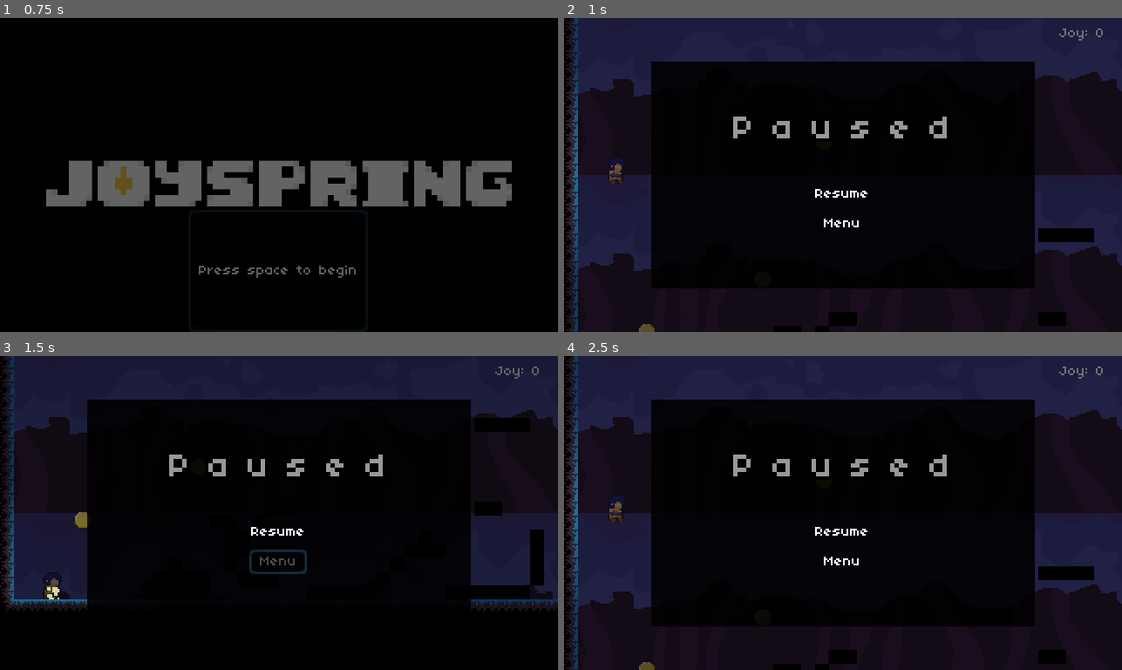
Above: before the commit, frames 1-4 (two rows, left to right).
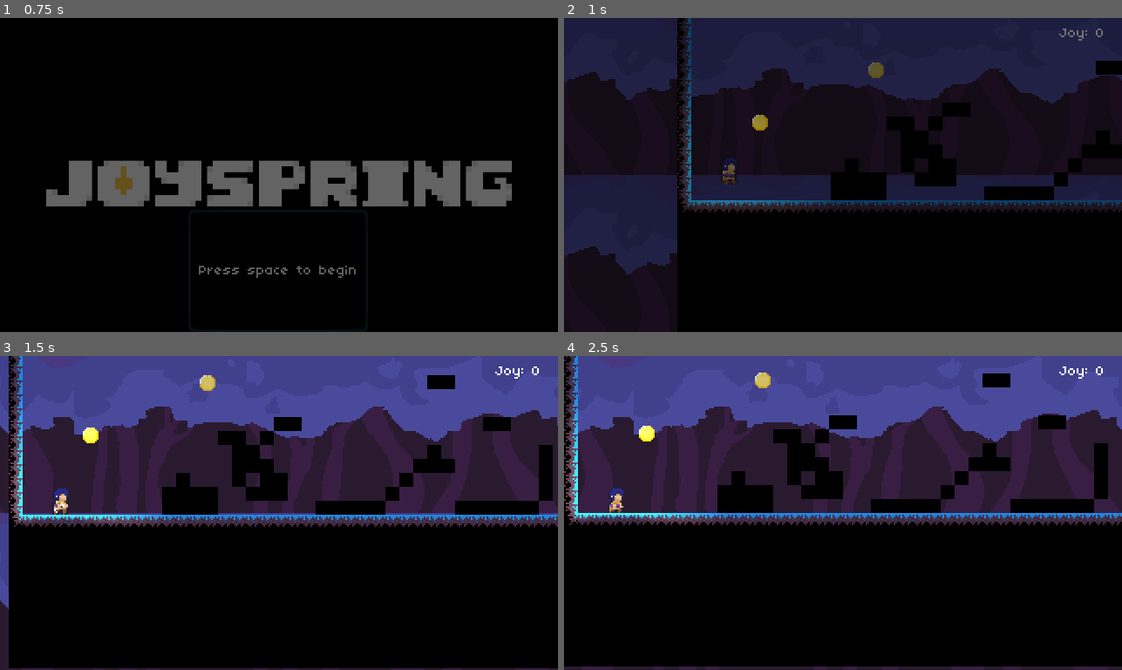
Above: after the commit, the same moments.

Repository: studio-heart-engine/joyspring
Game: Godot game, scene res://Menu.tscn
The game is run twice, just before and just after one commit, with the same random seed, the same clock (stepped at 60 frames per second) and the same inputs.
Inputs (mouse positions are in pixels of both pictures, inside the frame that each line leads up to):
- Up to frame 1 (0.75 s): click "Press space to begin" at 0.5 s
- Up to frame 2 (1 s): no input
- Up to frame 3 (1.5 s): click (279, 563) at 1.25 s, where only the run before the commit has a clickable "Menu"
- Up to frame 4 (2.5 s): click (843, 610) at 2 s, where only the run before the commit has a clickable "Press space to begin"

Frame 1 is identical in both runs. In frame 2, 29% of the frame differs, in the area x 0-100%, y 0-100%; in frame 3, 57%; in frame 4, 61%.

Commit message:
hi

Diff:
--- a/Menu.tscn
+++ b/Menu.tscn
@@ -30,8 +30,8 @@
 alignment = 1
 
 [node name="BeginButton" type="Button" parent="VBoxContainer"]
-margin_left = 88.0
-margin_right = 232.0
+margin_left = 108.0
+margin_right = 211.0
 margin_bottom = 70.0
 rect_min_size = Vector2( 0, 70 )
 rect_pivot_offset = Vector2( -1032, 475 )
--- a/PauseScreen.gd
+++ b/PauseScreen.gd
@@ -1,4 +1,7 @@
 extends CanvasLayer
+
+func _ready():
+	$MarginContainer.hide()
 
 func _input(event):
 	if event.is_action_pressed("pause"):
--- a/PlatformerTemplate.tscn
+++ b/PlatformerTemplate.tscn
@@ -537,10 +537,13 @@
 }
 
 [node name="Player" parent="." instance=ExtResource( 6 )]
-position = Vector2( 30, 0 )
+position = Vector2( 30, 120 )
 
 [node name="CollisionShape" parent="Player" index="1"]
 visible = false
+
+[node name="Camera" parent="Player" index="2"]
+limit_smoothed = true
 
 [node name="Hitbox" parent="Player" index="3"]
 visible = false
